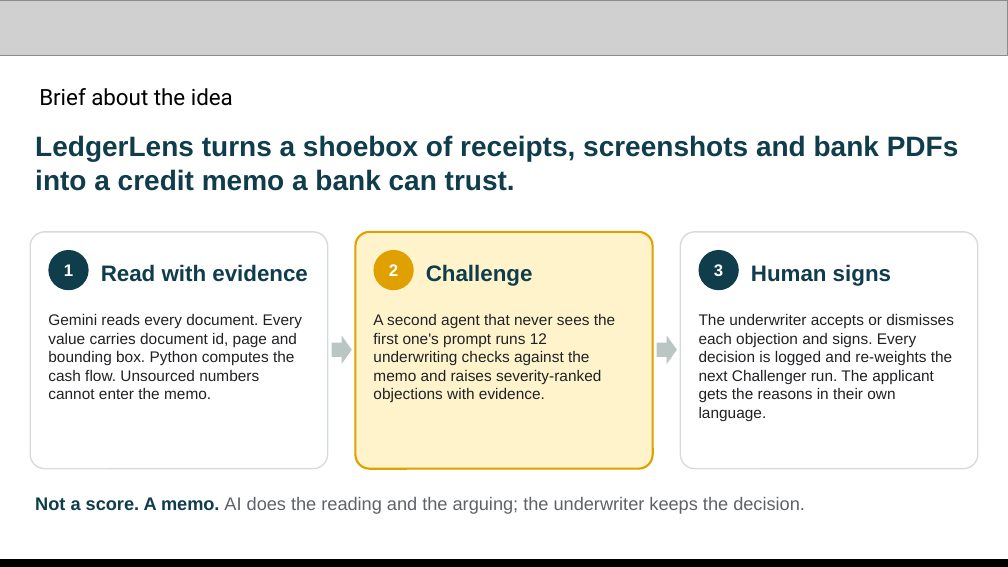
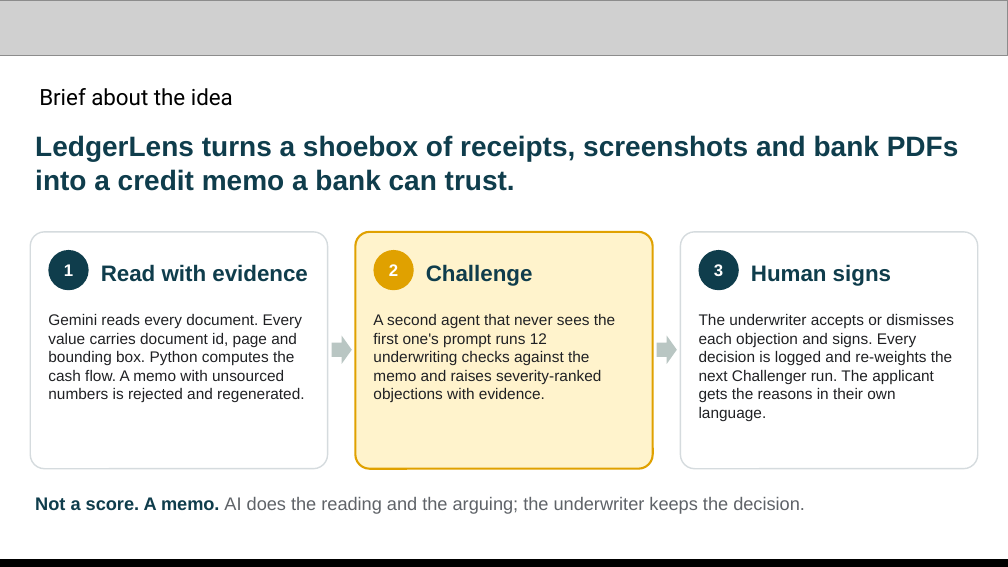
Before and after one commit to changhyeonnam/ghack, a slide deck: slide 3 of presentation/LedgerLens_AI_Builder_Cup_Submission.pptx. Drawn at 1008x567 pixels with LibreOffice and Linux fonts; fonts in the diff are those of the drawing; grey boxes stand for pictures. Boxes give left, top, right and bottom in pixels: in the first picture for what was removed or moved away, otherwise in the second. Text is boxed around its words. In the diff, an @@ line names an element or a change of style, - is before the commit and + after.

Commit message:
Deck and README: live Gemini benchmark numbers, measured cost, link placeholders

```diff
--- a/presentation/LedgerLens_AI_Builder_Cup_Submission.pptx
+++ b/presentation/LedgerLens_AI_Builder_Cup_Submission.pptx
@@ text at (48, 314, 304, 402): text changed @@
-Gemini reads every document. Every value carries document id, page and bounding box. Python computes the cash flow. Unsourced numbers cannot enter the memo.
+Gemini reads every document. Every value carries document id, page and bounding box. Python computes the cash flow. A memo with unsourced numbers is rejected and regenerated.
```
Also in this commit, not shown: 6 other slides changed, 14 other files.
